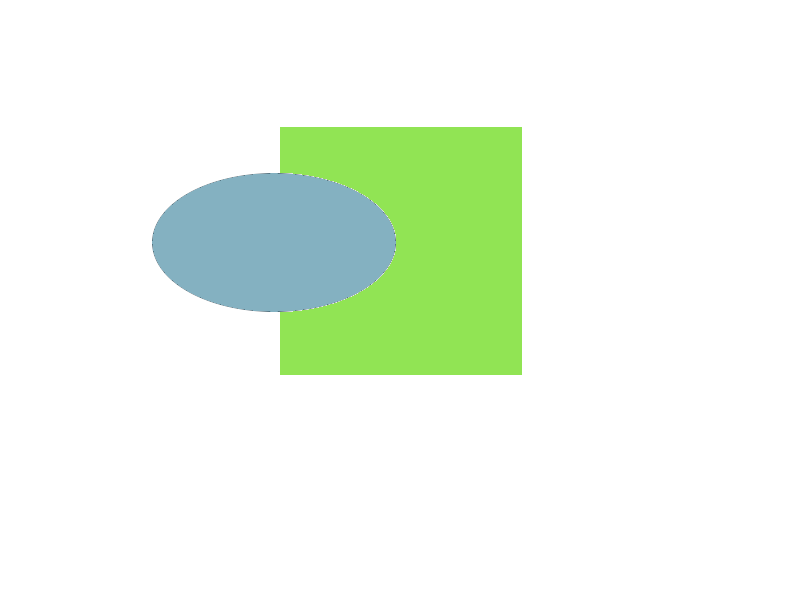
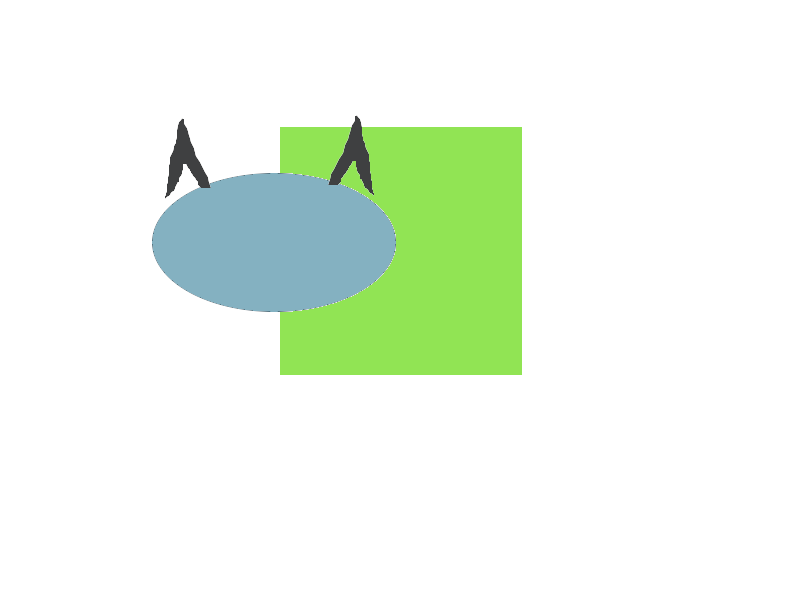
Layer changes from the first 800 × 600 image to the second:
added layer "Pasted Layer copy" above "Pasted Layer" over [165, 118, 211, 199]
added layer "Pasted Layer" above "Background" over [328, 115, 374, 196]
